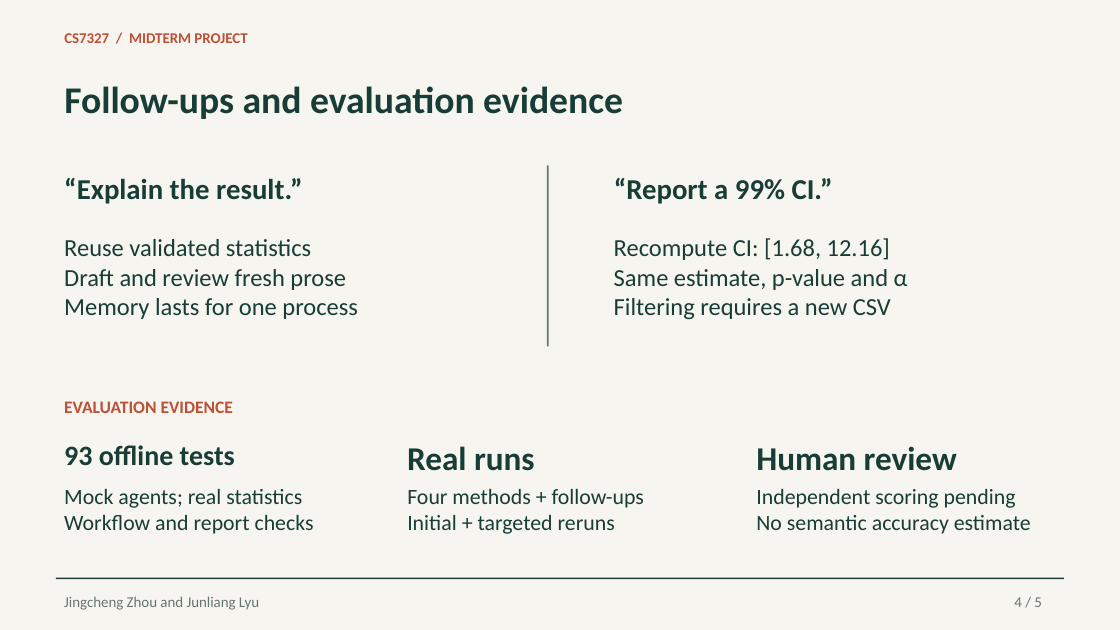
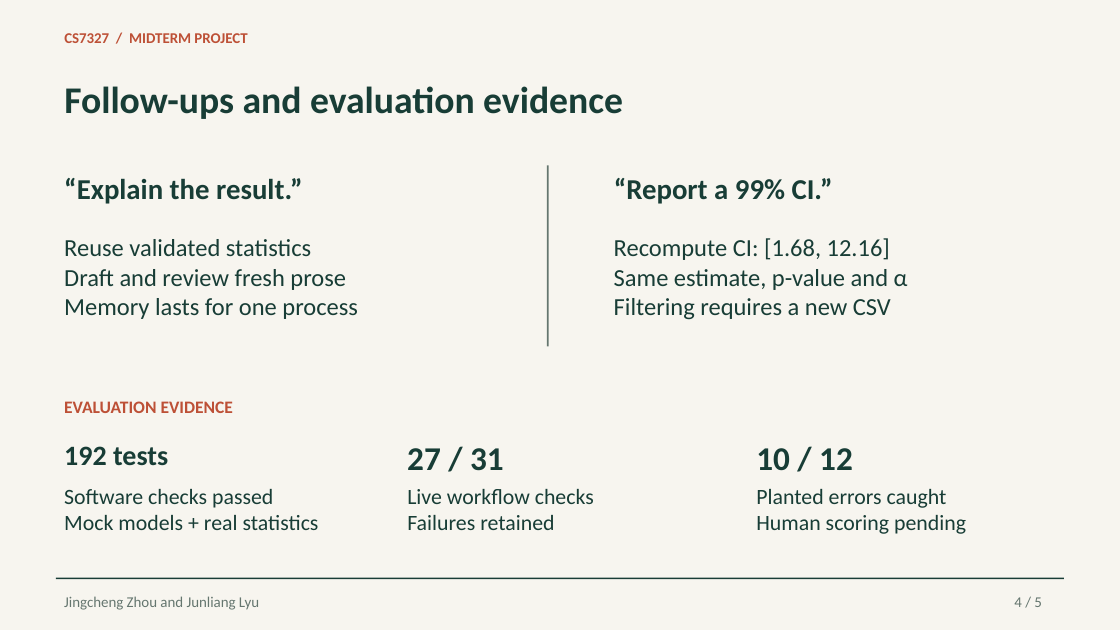
Before and after one commit to thisisbread1999/statistical-analysis-assistant, a slide deck: slide 4 of assignments/2026-10-12/midterm/Midterm_Presentation_Final.pptx. Drawn at 1120x630 pixels with LibreOffice and Linux fonts; fonts in the diff are those of the drawing. Boxes give left, top, right and bottom in pixels: in the first picture for what was removed or moved away, otherwise in the second. Text is boxed around its words. In the diff, an @@ line names an element or a change of style, - is before the commit and + after.

```diff
--- a/assignments/2026-10-12/midterm/Midterm_Presentation_Final.pptx
+++ b/assignments/2026-10-12/midterm/Midterm_Presentation_Final.pptx
@@ text at bbox=[64, 446, 168, 465]: text changed @@
-93 offline tests
+192 tests
@@ text at bbox=[407, 448, 504, 471]: text changed @@
-Real runs
+27 / 31
@@ text at bbox=[756, 448, 853, 471]: text changed @@
-Human review
+10 / 12
@@ text at bbox=[64, 489, 319, 530]: text changed @@
-Mock agents; real statistics
-Workflow and report checks
+Software checks passed
+Mock models + real statistics
@@ text at bbox=[407, 489, 594, 530]: text changed @@
-Four methods + follow-ups
-Initial + targeted reruns
+Live workflow checks
+Failures retained
@@ text at bbox=[756, 489, 966, 534]: text changed @@
-Independent scoring pending
-No semantic accuracy estimate
+Planted errors caught
+Human scoring pending
```
Also in this commit, not shown: 3 other slides changed, 3 other files.
